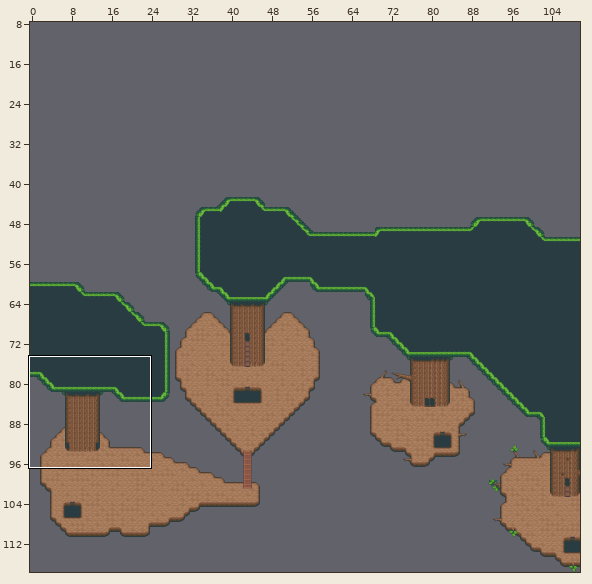
Tiled map, stored at res/worlds/fyddnymed_canopy.tmx. The picture above shows the old version from afar; the outline marks the close-up.
Close-up. Before the edit:
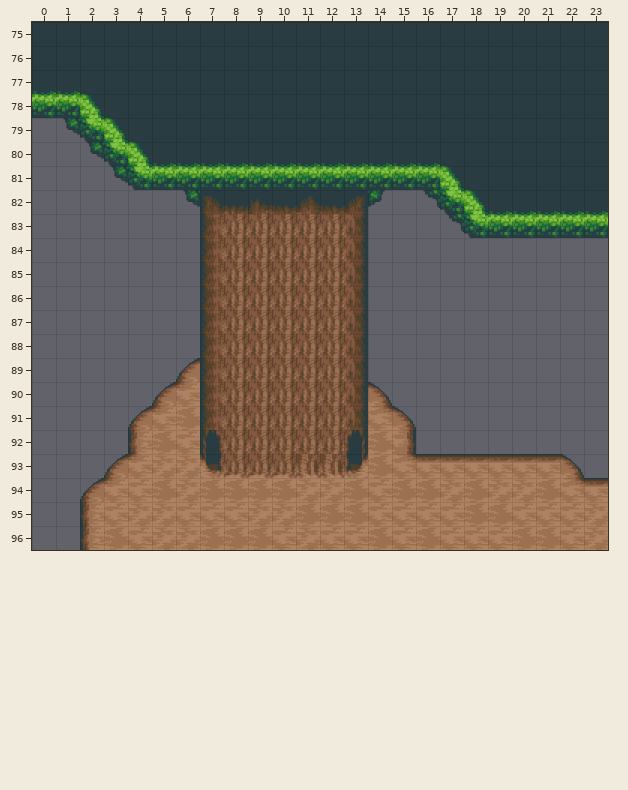
Cells are 32x32 px. Shown: x 0..23, y 75..96. The commit also changed other parts of the map, which this record leaves out.
The result:
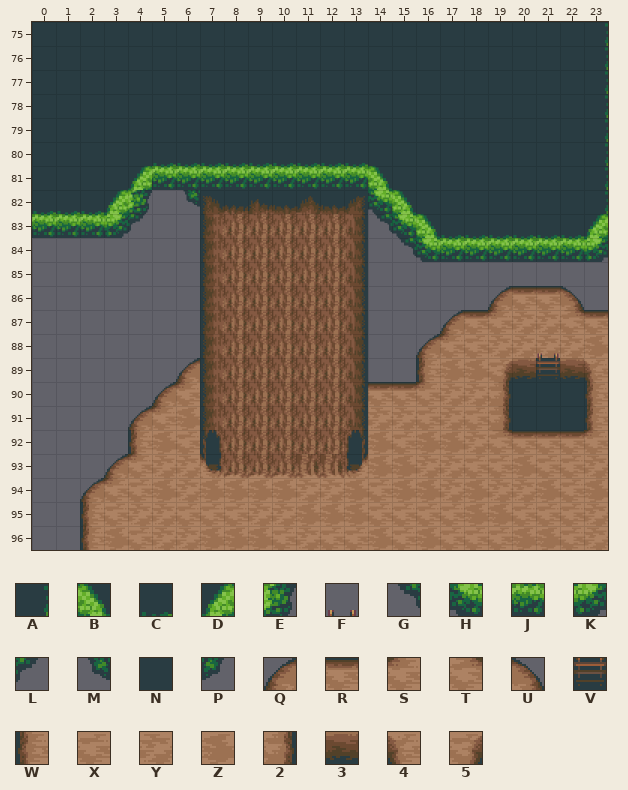
Key: from "giant_tree": A 156, B 188, C 189, D 190, E 191, F 194, G 221, H 222, J 223, K 224, L 225, M 256, N 257, P 258, Q 289, R 290, S 291, T 292, U 293, V 296, W 323, X 324, Y 325, Z 326, 2 327, 3 358, 4 359, 5 360.
_ is an empty cell.
Changes in this commit:
Layer "Tile Layer 2":
The edit adds tile 2 in rows 90 to 91 at x 19.
The edit adds tile 3 in row 89 at x 20 and 22.
The edit adds tile 4 in row 89 at x 23.
The edit adds tile 5 in row 89 at x 19.
Tile C gives way to tile A in row 82 at x 23.
Tile N gives way to tile A in rows 75 to 81 at x 23.
Tile J gives way to tile B in row 81 at x 14.
The edit adds tile B in row 82 at x 15; in row 83 at x 16.
Tile G gives way to tile C in row 83 at x 17.
Tile H gives way to tile C in row 83 at x 18.
Tile J gives way to tile C in row 83 at x 19 to 22.
The edit adds tile C in row 82 at x 0 to 2.
Tile H gives way to tile D in row 81 at x 4.
Tile J gives way to tile D in row 83 at x 23.
The edit adds tile D in row 82 at x 3.
The edit adds tile E in row 82 at x 4.
The edit adds tile G in row 83 at x 14; in row 84 at x 15.
Tile P gives way to tile H in row 82 at x 14.
The edit adds tile H in row 83 at x 15; in row 84 at x 16.
The edit adds tile J in row 83 at x 0 to 2; in row 84 at x 17 to 22.
The edit adds tile K in row 83 at x 3; in row 84 at x 23.
The edit adds tile L in row 83 at x 4.
Tile B gives way to tile N in row 78 at x 2; in row 79 at x 3; in row 80 at x 4; in row 81 at x 17; in row 82 at x 18.
Tile C gives way to tile N in row 77 at x 0 to 1; in row 80 at x 14 to 16; in row 82 at x 19 to 22.
Tile G gives way to tile N in row 82 at x 16.
Tile H gives way to tile N in row 79 at x 2; in row 80 at x 3; in row 82 at x 17.
Tile J gives way to tile N in row 78 at x 0 to 1; in row 81 at x 15 to 16.
Tile M gives way to tile N in row 79 at x 1; in row 80 at x 2; in row 81 at x 3.
The edit adds tile N in row 79 at x 0; in row 80 at x 0 to 1; in row 81 at x 0 to 2; in rows 90 to 91 at x 20 to 22.
The edit adds tile Q in row 86 at x 19; in row 87 at x 17; in row 88 at x 16.
Tile U gives way to tile R in row 90 at x 14.
The edit adds tile R in row 86 at x 20 to 21; in row 87 at x 18 and 23; in row 90 at x 15; in row 92 at x 20 to 22.
The edit adds tile S in row 87 at x 19; in row 88 at x 17; in row 90 at x 16; in row 92 at x 23.
The edit adds tile T in row 87 at x 22; in row 92 at x 19.
The edit adds tile U in row 86 at x 22.
The edit adds tile V in row 89 at x 21.
The edit adds tile W in row 89 at x 16; in rows 90 to 91 at x 23.
Tile 2 gives way to tile X in row 92 at x 15.
Tile R gives way to tile X in row 93 at x 18 to 19 and 21.
Tile T gives way to tile X in row 94 at x 22.
Tile U gives way to tile X in row 93 at x 22.
The edit adds tile X in row 88 at x 18; in row 91 at x 16 and 18.
Tile R gives way to tile Y in row 93 at x 16 to 17.
Tile T gives way to tile Y in row 91 at x 14.
Tile U gives way to tile Y in row 91 at x 15.
The edit adds tile Y in row 87 at x 20 to 21; in row 88 at x 19 to 22; in row 90 at x 17 to 18; in row 91 at x 17; in row 92 at x 18; in row 93 at x 23.
Tile R gives way to tile Z in row 93 at x 20; in row 94 at x 23.
Tile T gives way to tile Z in row 93 at x 15.
The edit adds tile Z in row 88 at x 23; in row 89 at x 17 to 18; in row 92 at x 16 to 17.
Layer "Tile Layer 3":
The edit adds tile F in row 88 at x 21.
Changed places in both close-ups, as pixel boxes (x1, y1, x2, y2):
changed: (368, 23, 608, 262)
changed: (32, 91, 152, 238)
changed: (368, 286, 608, 501)
